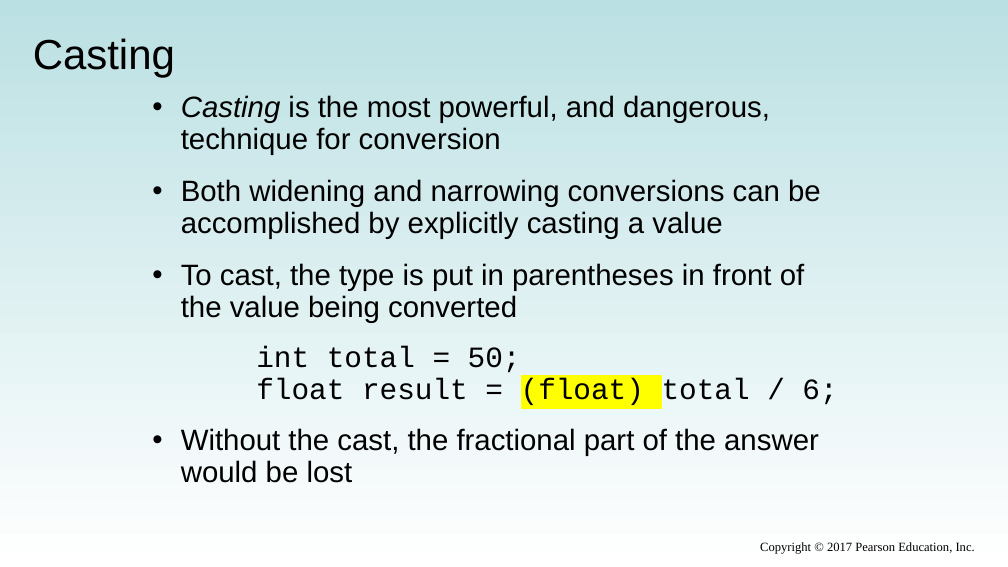
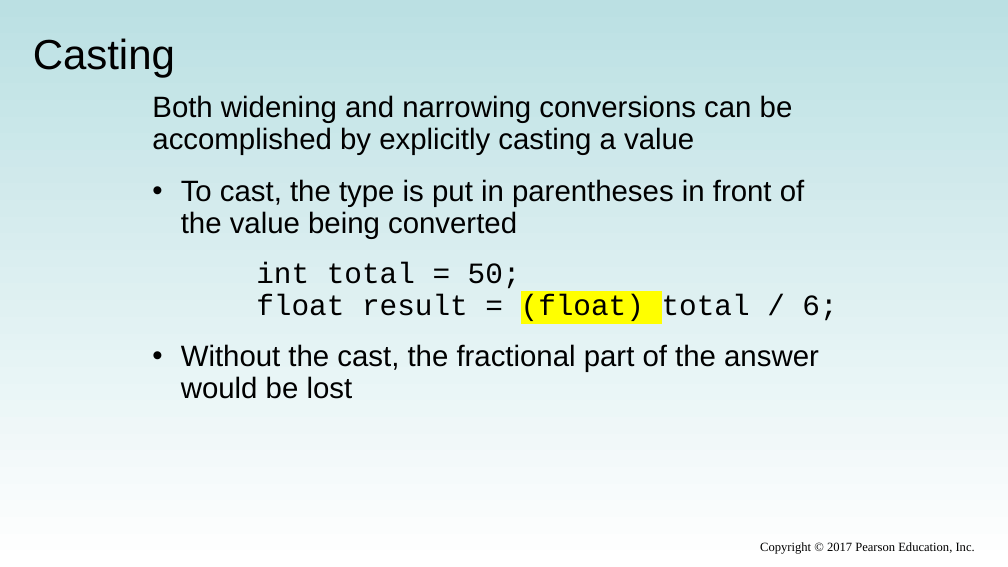
Before and after one commit to xiaoleibi/DMU26, a slide deck: slide 46 of ppt/Uge38 Datatype og expression (1).pptx (slide 48 before the commit). Drawn at 1008x567 pixels with LibreOffice and Linux fonts; fonts in the diff are those of the drawing. Boxes give left, top, right and bottom in pixels: in the first picture for what was removed or moved away, otherwise in the second. Text is boxed around its words. In the diff, an @@ line names an element or a change of style, - is before the commit and + after.

```diff
--- a/ppt/Uge38 Datatype og expression (1).pptx
+++ b/ppt/Uge38 Datatype og expression (1).pptx
@@ text at <box>152,95,793,155</box>: bullet • to none @@
@@ text at <box>181,95,770,155</box>: paragraph removed @@
-• Casting is the most powerful, and dangerous, technique for conversion
```
Also in this commit, not shown: 9 other slides changed, 2 slides added, 4 slides removed.
